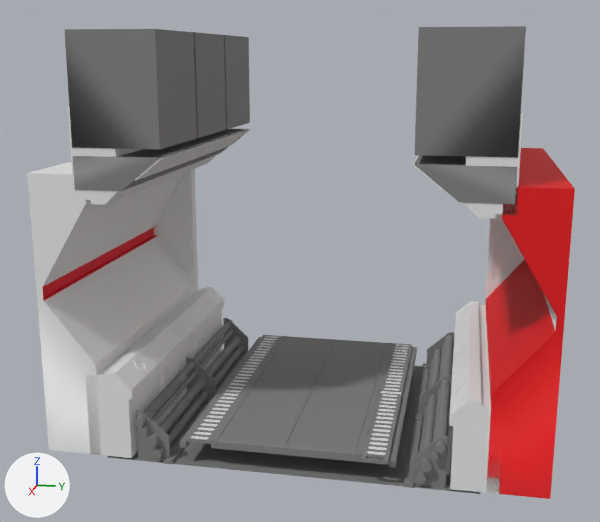
The FBX model Assets/FBX/Corridoors/Corridor_Chunk_1.fbx, before and after one commit.
Camera for both pictures: a 50 mm lens placed at (12.31, 2.71, 6.25), pointed at (-2.5, -0.25, 2.55). Arrows for +X, +Y and +Z are at lower left; the lights stay in place. Where no turn or scale is listed for an object, it has been applied to the vertices.

Script lines for the objects in view, before the commit:
```python
me_cube_011 = bpy.data.meshes.new('Cube.011')
me_cube_011.from_pydata(...)  # 24 vertices, 22 faces; spans x -5.52..-0.01, y -0.37..0.45, z -0.28..1.26
me_door_1___corridor_everything_018 = bpy.data.meshes.new('Door_1___Corridor_EVERYTHING.018')
me_door_1___corridor_everything_018.from_pydata(...)  # 12 vertices, 20 faces; spans x -1.38..1.38, y -0.58..0.58, z -0.07..0.07
me_door_1___corridor_everything_018.materials.append(mat_worldgridmaterial_015)  # grey #808080
me_door_1___corridor_everything_135 = bpy.data.meshes.new('Door_1___Corridor_EVERYTHING.135')
me_door_1___corridor_everything_135.from_pydata(...)  # 41 vertices, 43 faces; spans x -5.51..0.01, y -1.29..0.18, z 4.74..7.22
me_door_1___corridor_everything_135.materials.append(mat_worldgridmaterial_026)  # grey #808080
ob_cube_011 = bpy.data.objects.new('Cube.011', me_cube_011)
ob_cube_011.location = (0.01, -3.09, -0.19)
ob_door_1___corridor_everything_21_032 = bpy.data.objects.new('Door_1___Corridor_EVERYTHING_21.032', me_door_1___corridor_everything_018)
ob_door_1___corridor_everything_21_032.location = (-1.38, 0.58, -0.07)
ob_door_1___corridor_everything_21_132 = bpy.data.objects.new('Door_1___Corridor_EVERYTHING_21.132', me_door_1___corridor_everything_135)
ob_door_1___corridor_everything_21_132.location = (0.0, 3.25, -0.57)
# also in view: 'Cube.043' at (-5.4, 3.7, 2.52); 'Cube.014' at (-2.75, -3.05, 4.72); 'Cube.010' at (-1.37, 1.49, -0.03); 'Cube.047' at (-2.75, 3.05, 0.3); 'Door_1___Corridor_EVERYTHING_21.042' at (-2.74, -2.31, -0.1)
```
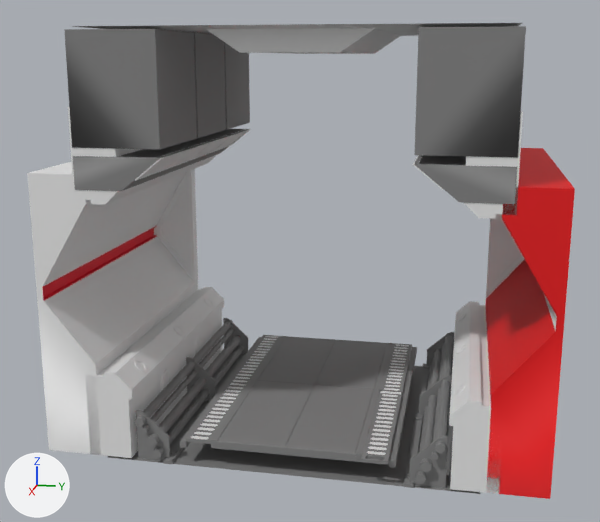
Location of each change, [x1, y1, x2, y2] in pixels of the pictures (600 x 522 px):
'Roof', added: after [72, 23, 522, 54]

What the commit changed:
Mesh me_cube is new.
It has 20 vertices, 18 faces and spans x -5.5..-0.01, y -3.39..3.39, z 6.31..6.71.
Object 'Roof' (ob_roof) is new; it shows me_cube.
Its location is (0.0, 0.0, 0.0).
